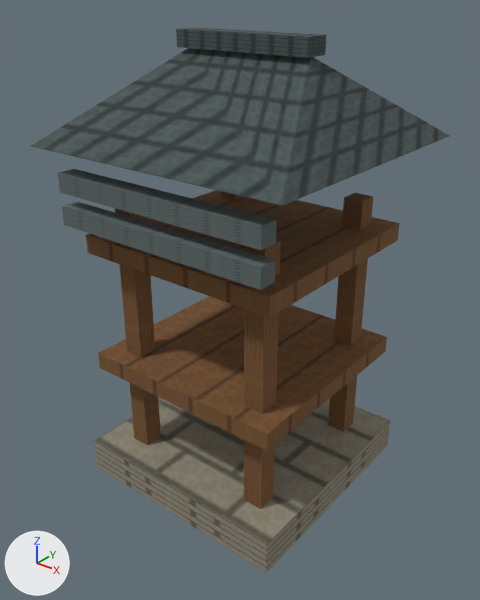
An edit to the glTF model app/src/main/assets/3d/field/military-CROSSBOW_TOWER-1-lod2.glb, drawn before and after from the same camera.
Camera for both pictures: a camera (50 mm lens) standing at (0.732, -0.934, 0.961) and looking at (0.004, -0.024, 0.397). The lights are fixed; the arrows at lower left show +X, +Y and +Z. The first picture is the older version. Vertices at exactly the same position are counted once.

The scene before the commit, as lines of its bpy script (objects in view):
```python
me_mesh_0 = bpy.data.meshes.new('Mesh_0')
me_mesh_0.from_pydata(...)  # 86 vertices, 106 faces; spans x -0.265..0.265, y -0.265..0.265, z 0.0..0.88
me_mesh_0.materials.append(mat_material_0)
# before: 56 (-0.265, 0.265, 0.7), 57 (0.265, 0.265, 0.7) at pixel (450, 135), 60 (0.265, -0.265, 0.7) at pixel (282, 205), 61 (-0.265, -0.265, 0.7) at pixel (29, 146)
ob_mesh_0 = bpy.data.objects.new('Mesh_0', me_mesh_0)
ob_mesh_0.location = (0.0, 0.0, 0.0)
```
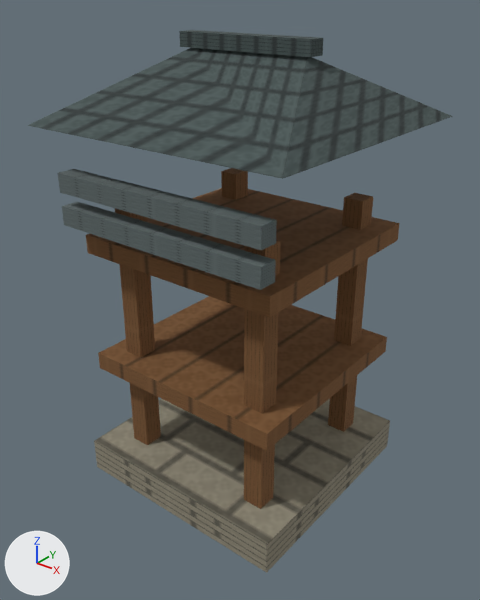
Where the change shows, as pixel boxes [x1, y1, x2, y2] in the pictures (480 x 600 px; the box of a moved part takes in the faces that stretch with it):
'Mesh_0', reshaped: before [31, 27, 450, 573]; after [27, 30, 453, 573]
part 1 of me_mesh_0, moved or reshaped: before [176, 27, 326, 58]; after [179, 30, 323, 57]
part 2 of me_mesh_0, moved or reshaped: before [31, 48, 450, 206]; after [27, 48, 453, 179]

The change in detail:
me_mesh_0 is used by ob_mesh_0; location (0.0, 0.0, 0.0).
me_mesh_0 had 86 vertices, 106 faces and spanned x -0.265..0.265, y -0.265..0.265, z 0.0..0.88.
me_mesh_0 now has 86 vertices, 106 faces and spans x -0.265..0.265, y -0.265..0.265, z 0.0..0.876.
me_mesh_0 part 1: the loose piece of 8 vertices spanning x -0.138..0.138, y -0.025..0.025, z 0.85..0.88 is scaled about its middle by (1, 0.68, 0.867), then moved by (0.0, 0.0, -0.002).
Part 2, on me_mesh_0:
Vertices 56, 57, 60, 61 of me_mesh_0 move by (0.0, 0.0, 0.035).
Vertex 58 of me_mesh_0 moves from (0.127, 0.0, 0.85) to (0.122, 0.0, 0.85).
Vertex 59 of me_mesh_0 moves from (-0.127, 0.0, 0.85) to (-0.122, 0.0, 0.85).
